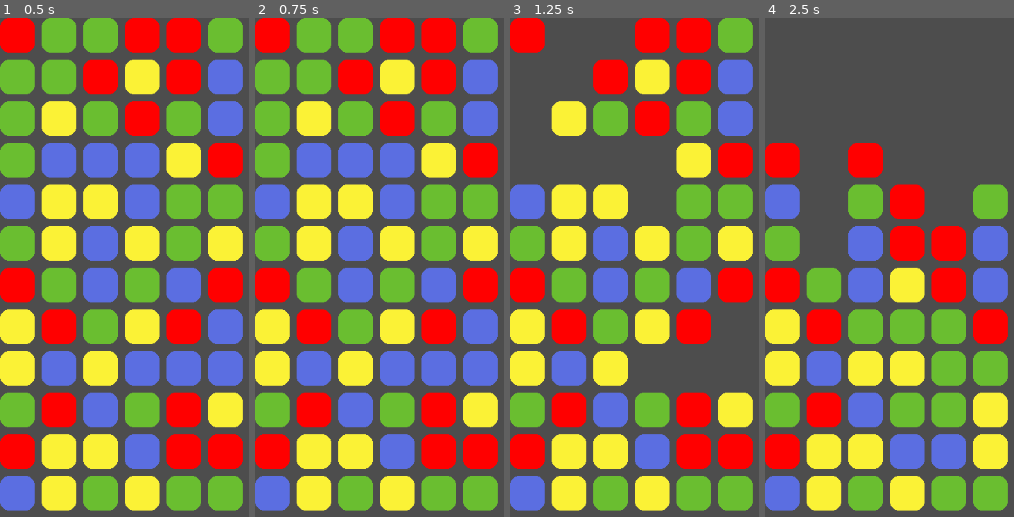
Above: before the commit, frames 1-4 (left to right).
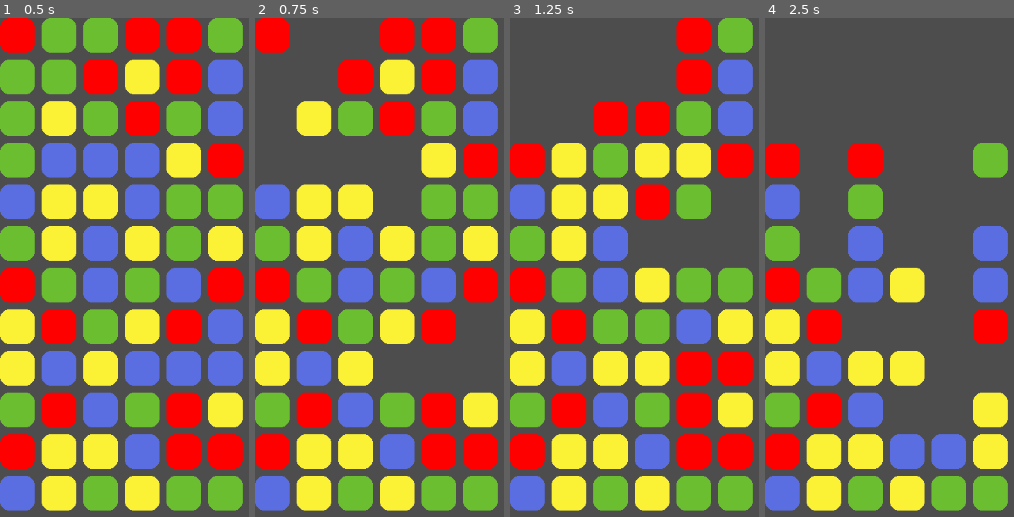
Above: after the commit, the same moments.

Repository: MarGamaDev/PuyoPuyoLike
Game: Godot game, scene res://testing scenes/box_testing_scene.tscn
Same seed, same stepped clock (60 frames per second), same inputs: the game is played once before the commit and once after it.
Inputs:
- Up to frame 1 (0.5 s): no input
- Up to frame 2 (0.75 s): tap Enter at 0.5 s; hold D (puyo_right) from 0.53 s (still down); tap J (puyo_rotate) at 0.6 s
- Up to frame 3 (1.25 s): keep holding D (puyo_right)
- Up to frame 4 (2.5 s): release D (puyo_right) at 1.28 s; hold S (puyo_down) 1.28-2.03 s; tap J (puyo_rotate) at 1.35, 2.1 s; hold D (puyo_right) from 2.03 s (still down)

Frame 1 is identical in both runs. In frame 2, 13% of the frame differs, in the area x 0-98%, y 0-74%; in frame 3, 22%; in frame 4, 12%.
Error before the commit: Out of bounds get index '0' (on base: 'Array') (res://scripts/grid_manager.gd:58)
Error after the commit: Out of bounds get index '0' (on base: 'Array') (res://scripts/grid_manager.gd:57)

Commit message:
fixed chaining and spawnign problem

Diff:
--- a/scripts/grid_manager.gd
+++ b/scripts/grid_manager.gd
@@ -27,8 +27,8 @@
 #helps with delaying creating a player
 var player_create_flag = false
 
-@export var down_tick_speed : float = 0.2
-@export var player_down_speed : float = 0.6
+@export var down_tick_speed : float = 0.1
+@export var player_down_speed : float = 0.4
 var chain_length : int = 0
 
 #this is a translation vector, not the position
@@ -40,12 +40,11 @@
 	initialize_grid()
 	fill_grid(12)
 	fill_puyo_queue()
-	await get_tree().create_timer(1).timeout
+	await get_tree().create_timer(0.7).timeout
 	#calling this initiates a board check and allows chaining
 	check_board(get_grouped_puyos())
 	await board_check_delay
-
-	#create_player_puyo()
+	create_player_puyo()
 
 func _physics_process(delta: float) -> void:
 	if Input.is_action_just_pressed("puyo_left"):
@@ -121,6 +120,17 @@
 		grid_node.neighbours.append(grid[grid_node.x - 1][grid_node.y])
 	pass
 
+#state machine for grid updating.  called whenever a puyo is placed
+func grid_state_check():
+	await down_tick()
+	var puyo_groups = await get_grouped_puyos()
+	if puyo_groups.size() > 0:
+		await check_board(puyo_groups)
+		await down_tick()
+		await grid_state_check()
+	else:
+		create_player_puyo()
+
 #move a puyo from one node to another. overwrites node_to's puyo. used only for resting puyos
 func move_puyo(node_from : GridNode, node_to : GridNode):
 	var puyo_from = node_from.puyo
@@ -164,7 +174,6 @@
 		for j in range(0, grid_height):
 			grid[i][j].is_checked = false
 	down_tick()
-	board_check_delay.emit()
 	return groups
 
 #called when a tick for gravity needs to be checked, callls itself if it changed anything
@@ -226,6 +235,7 @@
 	if puyos_to_pop.is_empty():
 		print("chain: ", chain_length)
 		chain_length = 0
+		board_check_delay.emit()
 		return false
 	else:
 		chain_length += 1
@@ -233,13 +243,12 @@
 		var down_check = true
 		while down_check:
 			down_check = await down_tick()
-		await get_tree().create_timer(1).timeout
+		await get_tree().create_timer(0.5).timeout
 		check_board(get_grouped_puyos())
 		return true
 
 #creates player puyo
 func create_player_puyo():
-	player_create_flag = false
 
 	player_puyos = puyo_queue.pop_front()
 	fill_puyo_queue()
@@ -293,9 +302,9 @@
 			node_to_fill.set_puyo(new_puyo)
 			player_puyos[i].queue_free()
 		player_puyos.clear()
-		await check_board(get_grouped_puyos())
-		create_player_puyo()
-		#once the board is updated, make a new player
+		down_tick()
+		await get_tree().create_timer(0.2).timeout
+		grid_state_check()
 
 func player_rotate():
 	var rotation_check : int = (player_rotation + 1) % 4
